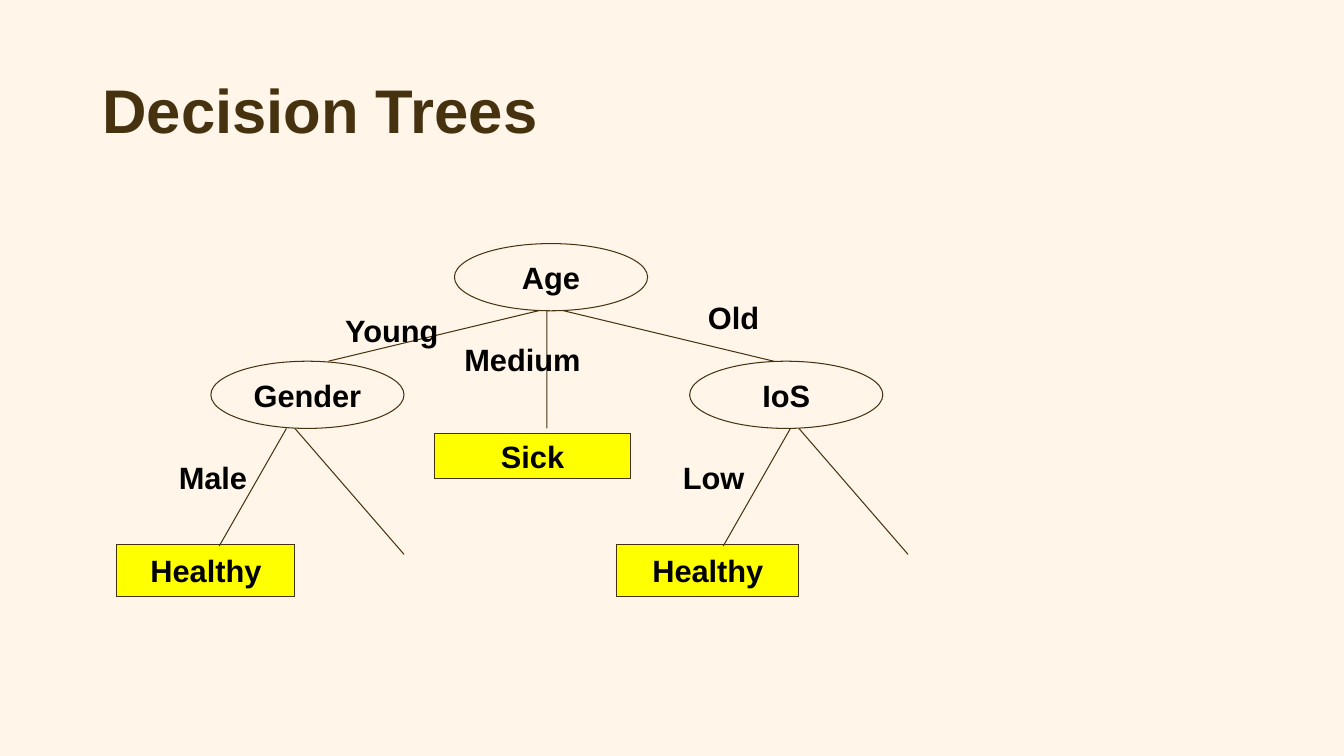
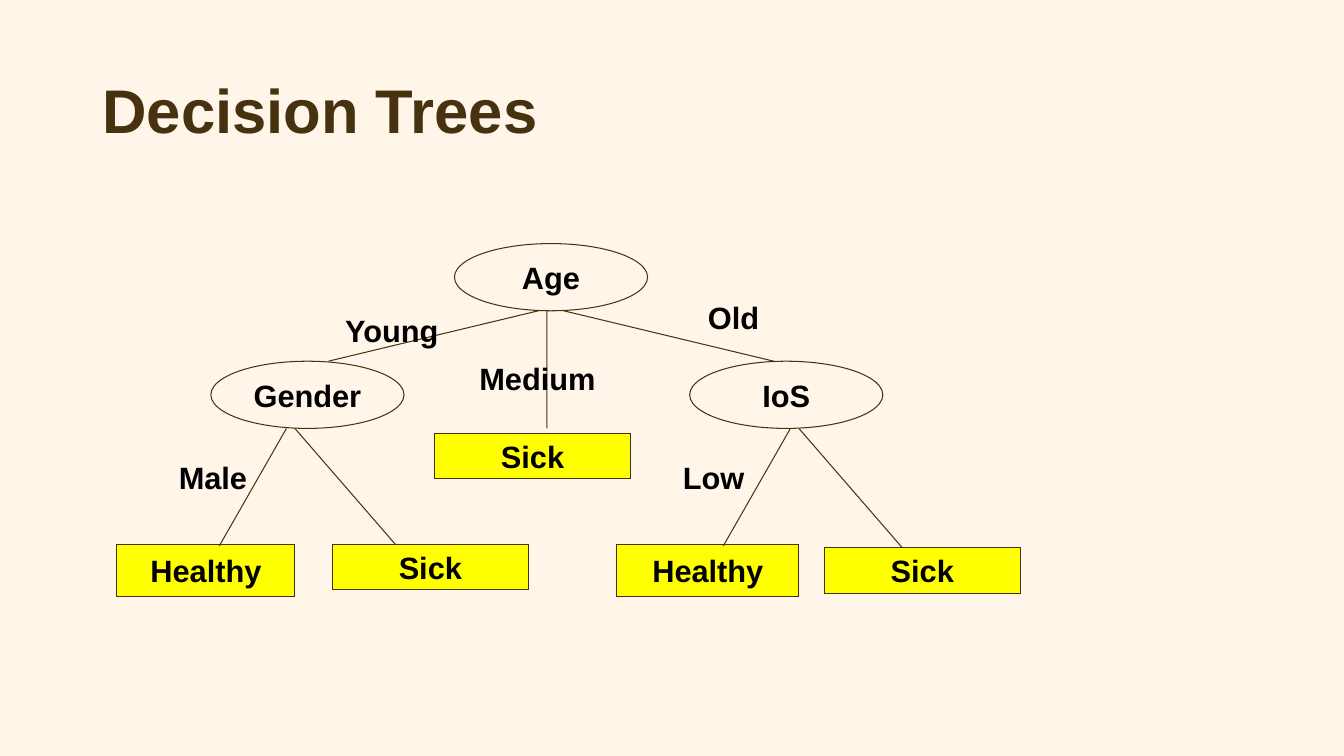
Before and after one commit to OEKundakcioglu/OEKundakcioglu.github.io, a slide deck: slide 90 of public/Week2/Week2.pptx (slide 89 before the commit). Drawn at 1344x756 pixels with LibreOffice and Linux fonts; fonts in the diff are those of the drawing. Boxes give left, top, right and bottom in pixels: in the first picture for what was removed or moved away, otherwise in the second. Text is boxed around its words. In the diff, an @@ line names an element or a change of style, - is before the commit and + after.

```diff
--- a/public/Week2/Week2.pptx
+++ b/public/Week2/Week2.pptx
@@ text "Medium": place and size @@
-text "Medium" at (464, 347, 580, 377)
+text "Medium" at (479, 366, 595, 396)
@@ rectangle added at (333, 544, 529, 590), fill #FFFF00, outline #473210 0.75 pt, 22 pt, text #000000, bold @@
+Sick
@@ rectangle added at (825, 548, 1021, 594), fill #FFFF00, outline #473210 0.75 pt, 22 pt, text #000000, bold @@
+Sick
```
Also in this commit, not shown: 1 other slide changed, 2 slides added, 7 other files.
